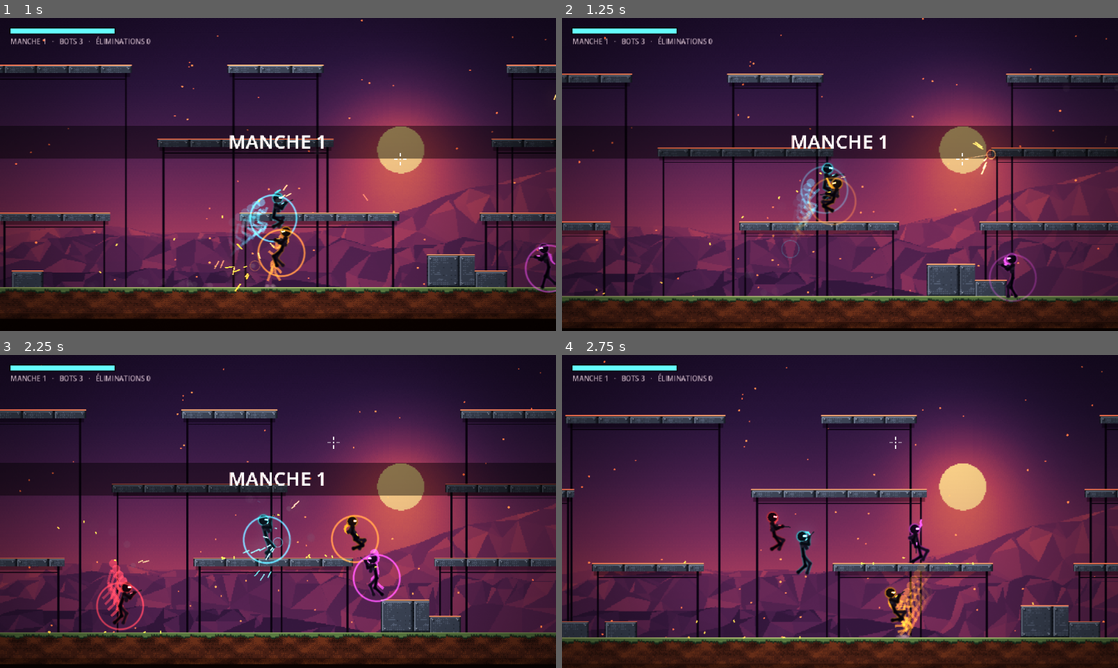
Above: before the commit, frames 1-4 (two rows, left to right).
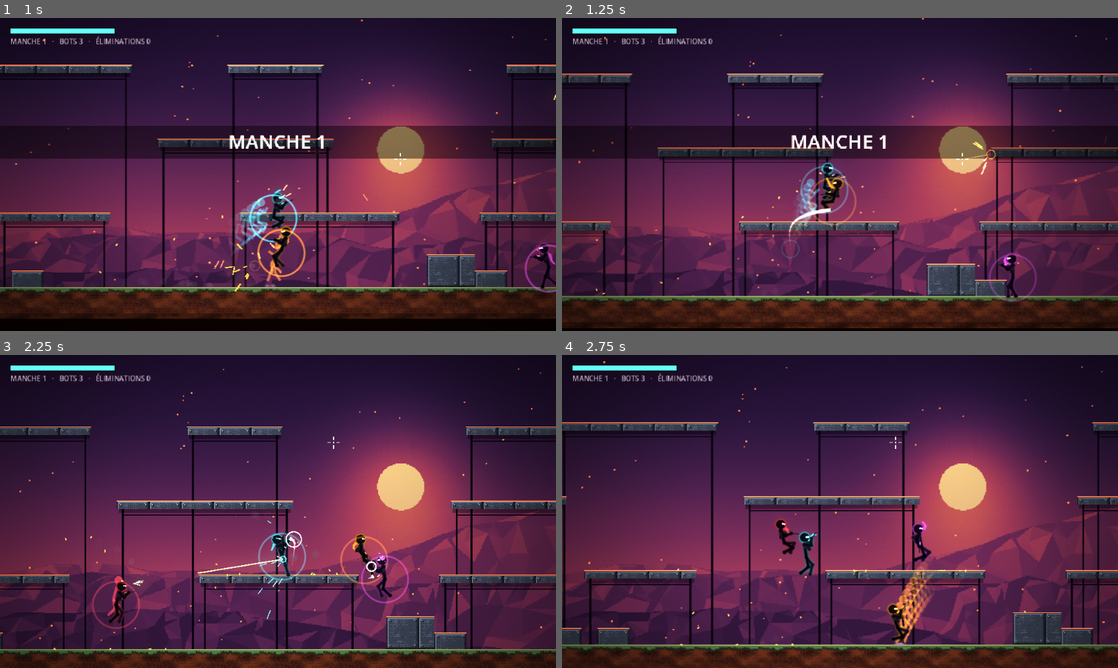
Above: after the commit, the same moments.

Repository: Chrlstopher-c/rixe
Game: Godot game, scene res://game/main.tscn
Two runs of this game, one before a commit and one after it. Both use one fixed random seed, a clock stepped at 60 frames per second and the inputs below.
Inputs (mouse positions are in pixels of both pictures, inside the frame that each line leads up to):
- Up to frame 1 (1 s): tap Enter at 0.5 s; move the mouse to (400, 158) at 0.52 s; hold D (right) from 0.53 s (still down); hold J (fire) from 0.53 s (still down); tap Shift (dash) at 0.6 s; click (400, 158) at 0.67 s; tap W (jump) at 0.77 s
- Up to frame 2 (1.25 s): keep holding D (right); keep holding J (fire); tap W (jump) at 1.07 s
- Up to frame 3 (2.25 s): release D (right) at 1.25 s; release J (fire) at 1.25 s; drag from (166, 527) to (250, 574) at 1.27 s; move the mouse to (333, 442) at 2.02 s; hold A (left) from 2.03 s (still down); tap E (melee, bound only after the commit) at 2.1 s; click (333, 442) at 2.17 s
- Up to frame 4 (2.75 s): keep holding A (left); tap F at 2.3 s

Frame 1 is identical in both runs. In frame 2, 0.2% of the frame differs, in the area x 40-51%, y 51-72%; in frame 3, 36%, in the area x 0-100%, y 3-100%; in frame 4, 21%.

Commit message:
Mêlée : coup de pied visé, recul, traînée ; bots au contact
Co-Authored-By: Claude Opus 5.5 (1M context) <noreply@anthropic.com>
Claude-Session: https://claude.ai/code/session_019E4BjX7ceCbkbFqNjaL8nD

Diff:
--- a/core/controls.gd
+++ b/core/controls.gd
@@ -11,6 +11,8 @@
 	_keys("fire", [KEY_J])
 	_mouse("fire", MOUSE_BUTTON_LEFT)
 	_mouse("dash", MOUSE_BUTTON_RIGHT)
+	_keys("melee", [KEY_E, KEY_F])
+	_mouse("melee", MOUSE_BUTTON_MIDDLE)
 
 
 static func _ensure(action: String) -> void:
--- a/fighters/bot_brain.gd
+++ b/fighters/bot_brain.gd
@@ -18,7 +18,7 @@
 
 
 func think(f: Node2D, delta: float) -> Dictionary:
-	var it := {"move": 0.0, "jump": false, "jump_held": _hold > 0.0, "drop": false, "dash": false, "fire": false,
+	var it := {"move": 0.0, "jump": false, "jump_held": _hold > 0.0, "drop": false, "dash": false, "fire": false, "melee": false,
 		"aim": f.global_position + Vector2(f.facing * 60, -20)}
 	_hold -= delta
 	_retarget -= delta
@@ -34,6 +34,8 @@
 	_shoot(f, delta, it)
 	if f.recent_hit > 0.0 and randf() < delta * 2.0 * skill:
 		it.dash = true
+	if to.length() < 28.0 and randf() < delta * (2.0 + 4.0 * skill):
+		it.melee = true
 	return it
 
 
--- a/fighters/fighter.gd
+++ b/fighters/fighter.gd
@@ -38,6 +38,7 @@
 var _since_hit := 99.0
 var intent := {}
 var body := BodyParts.new()
+var melee := Melee.new(self)
 var last_zone := ""
 var death_cause := ""
 var _spurt := {}
@@ -89,7 +90,8 @@
 	move_and_slide()
 	if not was_floor and is_on_floor():
 		_land(vy)
-	gun.tick(delta, intent.fire and body.arms_left() > 0)
+	melee.tick(delta, intent.get("melee", false))
+	gun.tick(delta, intent.fire and body.arms_left() > 0 and not melee.active())
 	_bleed_stumps(delta)
 
 
--- /dev/null
+++ b/fighters/melee.gd
@@ -0,0 +1,73 @@
+class_name Melee
+extends RefCounted
+## Coup de pied de mêlée façon Mortal Kombat : armement, frappe en arc dans l'axe de visée, gros recul.
+
+const WINDUP := 0.06
+const DURATION := 0.2
+const COOLDOWN := 0.45
+const RANGE := 30.0
+const ARC := 1.0
+const DAMAGE := 20.0
+const KNOCK := 340.0
+
+var owner: Node2D
+var t := 0.0
+var _cd := 0.0
+var _struck := false
+
+
+func _init(holder: Node2D) -> void:
+	owner = holder
+
+
+func active() -> bool:
+	return t > 0.0
+
+
+## Avancement de l'animation de 0 à 1 (pour la pose du squelette).
+func progress() -> float:
+	return 1.0 - t / DURATION if t > 0.0 else 0.0
+
+
+func tick(delta: float, pressed: bool) -> void:
+	_cd -= delta
+	if pressed and _cd <= 0.0 and t <= 0.0:
+		t = DURATION
+		_cd = COOLDOWN
+		_struck = false
+		Sfx.play("swing", owner.global_position, -3.0)
+	if t <= 0.0:
+		return
+	t -= delta
+	if not _struck and DURATION - t >= WINDUP:
+		_struck = true
+		_strike()
+
+
+func _strike() -> void:
+	var origin: Vector2 = owner.global_position + Vector2(0, -24)
+	var dir: Vector2 = owner.aim_dir
+	var landed := false
+	for o in owner.get_tree().get_nodes_in_group("fighters"):
+		if o == owner or not o.alive:
+			continue
+		var target := _closest_joint(o, origin)
+		var to := target - origin
+		if to.length() <= RANGE and absf(to.angle_to(dir)) <= ARC:
+			o.take_hit(DAMAGE, (dir + Vector2(0, -0.35)).normalized(), target, owner, KNOCK)
+			landed = true
+	Juice.fx.emit(5, origin + dir * 14.0, Vector2.ZERO, 0.12, 12.0, Color(2.5, 2.3, 2.2, 0.7))
+	if landed:
+		Sfx.play("punch", origin, 2.0)
+		Juice.shake(0.25, origin)
+		Juice.hitstop(0.05)
+
+
+static func _closest_joint(f: Node2D, from: Vector2) -> Vector2:
+	var best := Vector2.INF
+	var pts: Dictionary = f.rig.global_joints()
+	for k in pts:
+		var p: Vector2 = pts[k]
+		if best == Vector2.INF or from.distance_to(p) < from.distance_to(best):
+			best = p
+	return best
--- a/fighters/player_brain.gd
+++ b/fighters/player_brain.gd
@@ -11,5 +11,6 @@
 		"drop": Input.is_action_pressed("down"),
 		"dash": Input.is_action_just_pressed("dash"),
 		"fire": Input.is_action_pressed("fire"),
+		"melee": Input.is_action_just_pressed("melee"),
 		"aim": f.get_global_mouse_position(),
 	}
--- a/fighters/stick_rig.gd
+++ b/fighters/stick_rig.gd
@@ -16,6 +16,7 @@
 var recoil := 0.0
 var muzzle_local := Vector2.ZERO
 var missing: Array[String] = []
+var _kick_trail: Array[Vector2] = []
 var _phase := 0.0
 var _t := 0.0
 var _feet: Array[Vector2] = [Vector2(-3, 0), Vector2(3, 0)]
@@ -51,6 +52,7 @@
 	_springs(delta)
 	_pose_body(delta)
 	_pose_legs(delta)
+	_pose_kick()
 	_pose_arms()
 	_update_scarf(delta)
 	_update_ghosts(delta)
@@ -102,6 +104,23 @@
 		j["knee%d" % i] = ik(hip, _feet[i], THIGH, SHIN, f)
 
 
+func _pose_kick() -> void:
+	if not fighter.melee.active():
+		_kick_trail.clear()
+		return
+	var ext := sin(fighter.melee.progress() * PI)
+	var front := 0 if fighter.facing > 0 else 1
+	if not has("leg%d" % front):
+		return
+	var hip: Vector2 = j.hip
+	var foot: Vector2 = _feet[front].lerp(hip + fighter.aim_dir * 16.5, ext)
+	j["foot%d" % front] = foot
+	j["knee%d" % front] = ik(hip, foot, THIGH, SHIN, fighter.facing)
+	j.shoulder = j.shoulder - fighter.aim_dir * 2.5 * ext
+	j.head = j.head - fighter.aim_dir * 3.0 * ext
+	_kick_trail.append(to_global(foot))
+
+
 func _pose_arms() -> void:
 	var aim := fighter.aim_dir
 	var shoulder: Vector2 = j.shoulder
@@ -179,6 +198,9 @@
 		var visor: Vector2 = j.head + Vector2(fighter.facing * 1.2, -0.5)
 		draw_line(visor, visor + Vector2(fighter.facing * 2.4, 0.3), fighter.team_color * 3.0, 1.2)
 	_draw_stumps()
+	for i in range(1, _kick_trail.size()):
+		var a := float(i) / _kick_trail.size()
+		draw_line(to_local(_kick_trail[i - 1]), to_local(_kick_trail[i]), Color(2.4, 2.2, 2.1, a * 0.8), 2.5 * a, Juice.hd)
 	if fighter.shield > 0.0:
 		var a := 0.25 + 0.25 * sin(_t * 20.0)
 		draw_arc(Vector2(0, -15), 19.0, 0.0, TAU, 40, Color(fighter.team_color * 1.8, a), 1.2, Juice.hd)
--- /dev/null
+++ b/tests/test_melee.gd
@@ -0,0 +1,26 @@
+extends RefCounted
+## Test de mêlée : le coup de pied touche une cible proche dans l'axe, la blesse et la repousse.
+
+
+func names() -> Array[String]:
+	return ["melee"]
+
+
+func test_melee(t: Node) -> void:
+	var brain := ScriptBrain.new()
+	var a: Fighter = t.main.spawn_test_fighter(Vector2(600, -10), brain, "rifle", true)
+	var b: Fighter = t.main.spawn_test_fighter(Vector2(618, -10), ScriptBrain.new(), "rifle", false)
+	await t.until(func() -> bool: return a.is_on_floor() and b.is_on_floor(), 120)
+	await t.frames(20)
+	brain.aim = b.global_position + Vector2(0, -20)
+	await t.frames(2)
+	var hp0 := b.hp
+	brain.press_melee()
+	await t.frames(30)
+	t.check(b.hp < hp0, "la cible perd de la vie (%.0f → %.0f)" % [hp0, b.hp])
+	t.check(b.global_position.x > 630.0, "la cible est repoussée (x=%.0f)" % b.global_position.x)
+	var far: Fighter = t.main.spawn_test_fighter(Vector2(900, -10), ScriptBrain.new(), "rifle", false)
+	await t.frames(30)
+	brain.press_melee()
+	await t.frames(60)
+	t.check(far.hp == Fighter.MAX_HP, "une cible lointaine n'est pas touchée")
--- a/tests/test_runner.gd
+++ b/tests/test_runner.gd
@@ -9,7 +9,7 @@
 
 func _init(game: Node, names: String) -> void:
 	main = game
-	for path in ["res://tests/test_movement.gd", "res://tests/test_combat.gd", "res://tests/test_audio.gd"]:
+	for path in ["res://tests/test_movement.gd", "res://tests/test_combat.gd", "res://tests/test_audio.gd", "res://tests/test_melee.gd"]:
 		var suite: Object = load(path).new()
 		_suites.append(suite)
 	_current = names
Not shown, added: fighters/melee.gd.uid
Not shown, added: tests/test_melee.gd.uid
Not shown, changed: EPICS.md
